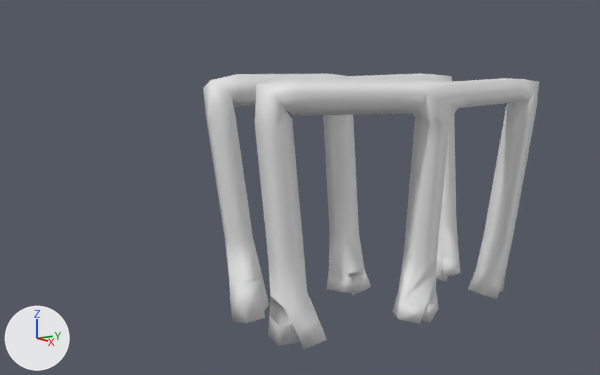
Two versions of the Blender file Assets/02 Prefabs/models/airship2.blend, one commit apart.
Camera for both pictures: a camera (50 mm lens) standing at (14.04, -12.21, 6.67) and looking at (-0.49, -2.08, 3.43). Every picture has the same lights, and +X, +Y and +Z are marked at lower left. The same objects are shown in both versions, whatever each file hides.

Objects in the first picture: 'ropes'.
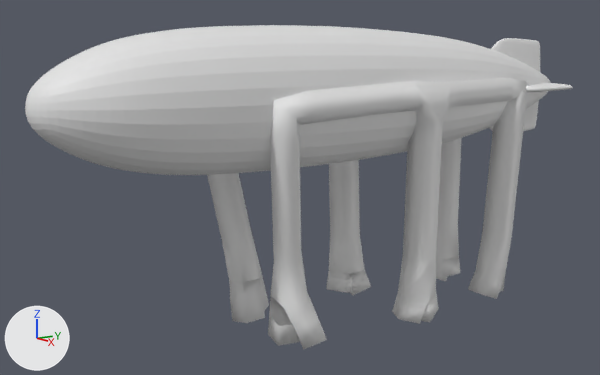
Location of each change, (x1, y1, x2, y2) in pixels of the pictures (600 x 375 px):
'ropes', reshaped: before (203, 73, 539, 349); after (207, 78, 527, 349)
'blimp', added: after (25, 25, 551, 175)
'wingsV', added: after (490, 38, 540, 131)
'wingsH', added: after (526, 83, 573, 92)

The change, as a list of edits to the scene's bpy script:
```text
Change me_plane:
    where me_plane.from_pydata(...)  # 12 vertices, 0 faces, 11 loose edges; spans x -1.64..-0.69, y -3.79..2.85, z 0.58..5.54
    used by ob_ropes; location = (0.0, 0.0, 0.0)
    me_plane part 1
    me_plane.vertices[1].co: (-1.02, -3.79, 5.54) -> (-1.46, -3.79, 5.3)
    me_plane part 2
    me_plane.vertices[3].co: (-1.36, 2.85, 5.47) -> (-1.01, 2.85, 5.47)
    me_plane part 3
    me_plane.vertices[4].co: (-1.64, -0.22, 5.44) -> (-1.41, -0.22, 5.44)
Add me_cube_001_1:
    me_cube_001_1.from_pydata(...)  # 90 vertices, 88 faces; spans x -1.18..1.18, y -4.14..5.42, z -1.1..1.08
Add me_cube_1:
    me_cube_1.from_pydata(...)  # 40 vertices, 38 faces; spans x -0.048..0.06, y -1.611..-0.314, z 0.213..0.845
    me_cube_1.polygons.foreach_set('use_smooth', [True] * 38)
Add me_cube_003:
    me_cube_003.from_pydata(...)  # 40 vertices, 38 faces; spans x -0.048..0.06, y -1.621..-0.336, z 0.235..0.889
    me_cube_003.polygons.foreach_set('use_smooth', [True] * 38)
Add ob_blimp:
    ob_blimp = bpy.data.objects.new('blimp', me_cube_001_1)
    ob_blimp.location = (0.0, -2.18, 5.43)
    ob_blimp.rotation_euler = (-0.0317, 0.0, 0.0)  # degrees (-1.8, 0, 0)
    ob_blimp.scale = (1.43, 1.43, 1.43)
    _m = ob_blimp.modifiers.new('Subsurf', 'SUBSURF')
Add ob_wingsv:
    ob_wingsv = bpy.data.objects.new('wingsV', me_cube_1)
    ob_wingsv.location = (-0.01, 5.4, 5.41)
    ob_wingsv.scale = (1.43, 1.43, 1.43)
    _m = ob_wingsv.modifiers.new('Subsurf', 'SUBSURF')
    _m.levels = 2
    _m = ob_wingsv.modifiers.new('Mirror', 'MIRROR')
    _m.use_axis = (False, False, True)
Add ob_wingsh:
    ob_wingsh = bpy.data.objects.new('wingsH', me_cube_003)
    ob_wingsh.location = (-0.01, 5.39, 5.43)
    ob_wingsh.rotation_euler = (0.0, 1.571, 0.0)  # degrees (0, 90, 0)
    ob_wingsh.scale = (1.43, 1.43, 1.43)
    _m = ob_wingsh.modifiers.new('Subsurf', 'SUBSURF')
    _m.levels = 2
    _m = ob_wingsh.modifiers.new('Mirror', 'MIRROR')
    _m.use_axis = (False, False, True)
```
